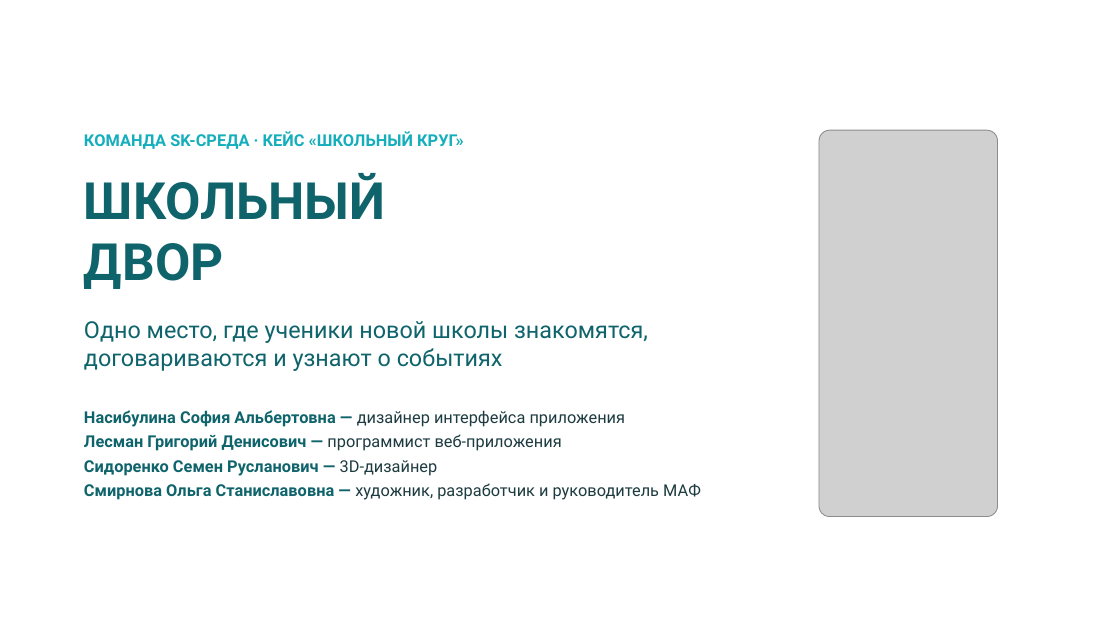
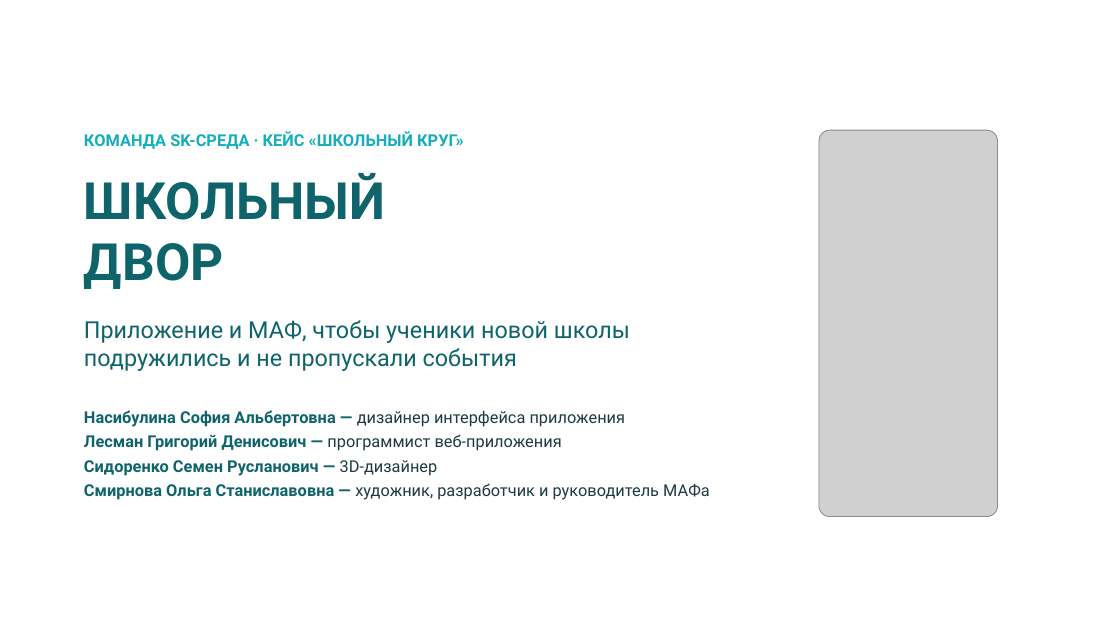
Before and after one commit to bnhogpad228/school-app, a slide deck: slide 1 of presentation/shkolny-dvor-SK-sreda.pptx. Drawn at 1120x630 pixels with LibreOffice and Linux fonts; fonts in the diff are those of the drawing; grey boxes stand for pictures; background and template pictures are left out. Boxes give left, top, right and bottom in pixels: in the first picture for what was removed or moved away, otherwise in the second. Text is boxed around its words. In the diff, an @@ line names an element or a change of style, - is before the commit and + after.

```diff
--- a/presentation/shkolny-dvor-SK-sreda.pptx
+++ b/presentation/shkolny-dvor-SK-sreda.pptx
@@ text at bbox=[84, 320, 630, 371]: text changed @@
-Одно место, где ученики новой школы знакомятся, договариваются и узнают о событиях
+Приложение и МАФ, чтобы ученики новой школы подружились и не пропускали события
@@ text at bbox=[84, 483, 710, 500]: text changed @@
-Смирнова Ольга Станиславовна — художник, разработчик и руководитель МАФ
+Смирнова Ольга Станиславовна — художник, разработчик и руководитель МАФа
```
Also in this commit, not shown: 1 other file.
